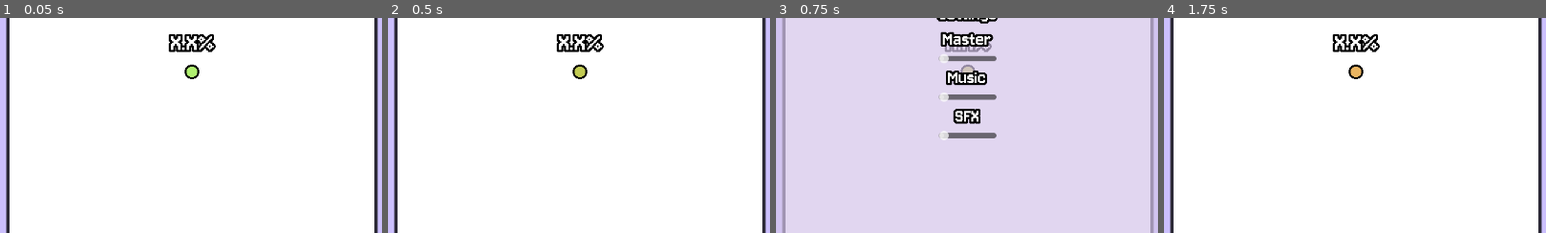
Above: before the commit, frames 1-4 (left to right).
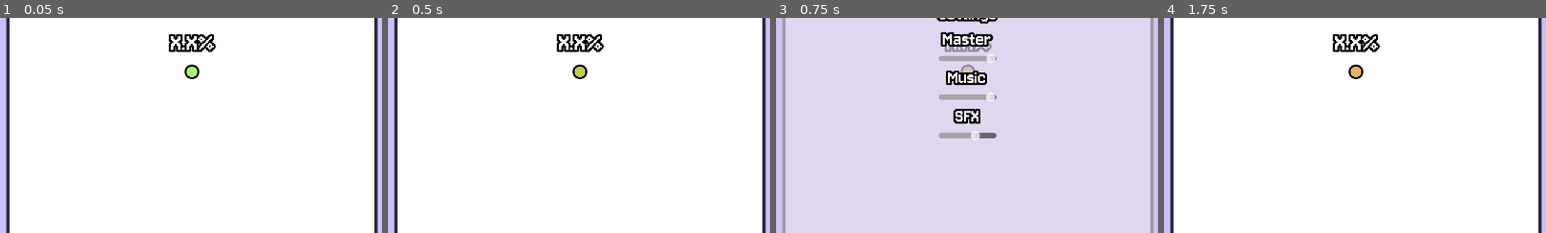
Above: after the commit, the same moments.

Repository: FennecKii/perfect-square
Game: Godot game, scene res://whiteboard.tscn
Same seed, same stepped clock (60 frames per second), same inputs: the game is played once before the commit and once after it. Sound files missing from this copy of the repository are replaced by a short silence.
Inputs:
- Up to frame 1 (0.05 s): no input
- Up to frame 2 (0.5 s): no input
- Up to frame 3 (0.75 s): click "| |" at 0.5 s
- Up to frame 4 (1.75 s): click "X" at 1.25 s
The pictures show only the part of the screen within x 25-75%, y 41-91%; the shares and areas given below are measured in that part.

Frames 1-2 are identical in both runs. In frame 3, 1.1% of the frame differs, in the area x 42-58%, y 16-57%; in frame 4, nothing differs.

Commit message:
Added slider func

Diff:
--- a/audio_manager.gd
+++ b/audio_manager.gd
@@ -9,6 +9,7 @@
 	background_music.stream.loop_mode = AudioStreamWAV.LoopMode.LOOP_FORWARD
 	background_music.stream.loop_begin = 0 * music_track.mix_rate
 	background_music.stream.loop_end = music_track.get_length() * music_track.mix_rate
+	background_music.bus = "Music"
 	background_music.play()
 
 func stop_background_music() -> void:
--- a/default_bus_layout.tres
+++ b/default_bus_layout.tres
@@ -11,5 +11,5 @@
 bus/2/solo = false
 bus/2/mute = false
 bus/2/bypass_fx = false
-bus/2/volume_db = -2.57025
+bus/2/volume_db = -3.54298
 bus/2/send = &"Master"
--- a/settings.tscn
+++ b/settings.tscn
@@ -1,8 +1,9 @@
-[gd_scene load_steps=4 format=3 uid="uid://drjvtf077me18"]
+[gd_scene load_steps=5 format=3 uid="uid://drjvtf077me18"]
 
 [ext_resource type="Theme" uid="uid://bcb6jx2yuewkc" path="res://ui_default_theme.tres" id="1_nkug2"]
 [ext_resource type="Script" uid="uid://dy3whtjcw25a7" path="res://settings.gd" id="2_nkug2"]
 [ext_resource type="StyleBox" uid="uid://cng5ergcot20w" path="res://invisible_button_style.tres" id="3_3ykye"]
+[ext_resource type="Script" uid="uid://8m8loyfv40cj" path="res://volume_slider.gd" id="3_gc0em"]
 
 [node name="Settings" type="Control"]
 process_mode = 3
@@ -56,8 +57,12 @@
 horizontal_alignment = 1
 vertical_alignment = 1
 
-[node name="HSlider" type="HSlider" parent="CenterContainer/Panel/CenterContainer/VBoxContainer"]
+[node name="MasterVolumeSlider" type="HSlider" parent="CenterContainer/Panel/CenterContainer/VBoxContainer"]
 layout_mode = 2
+max_value = 1.0
+step = 0.001
+script = ExtResource("3_gc0em")
+bus_name = "Master"
 
 [node name="Label2" type="Label" parent="CenterContainer/Panel/CenterContainer/VBoxContainer"]
 layout_mode = 2
@@ -65,8 +70,12 @@
 horizontal_alignment = 1
 vertical_alignment = 1
 
-[node name="HSlider2" type="HSlider" parent="CenterContainer/Panel/CenterContainer/VBoxContainer"]
+[node name="MusicVolumeSlider" type="HSlider" parent="CenterContainer/Panel/CenterContainer/VBoxContainer"]
 layout_mode = 2
+max_value = 1.0
+step = 0.001
+script = ExtResource("3_gc0em")
+bus_name = "Music"
 
 [node name="Label3" type="Label" parent="CenterContainer/Panel/CenterContainer/VBoxContainer"]
 layout_mode = 2
@@ -74,8 +83,12 @@
 horizontal_alignment = 1
 vertical_alignment = 1
 
-[node name="HSlider3" type="HSlider" parent="CenterContainer/Panel/CenterContainer/VBoxContainer"]
+[node name="SFXVolumeSlider" type="HSlider" parent="CenterContainer/Panel/CenterContainer/VBoxContainer"]
 layout_mode = 2
+max_value = 1.0
+step = 0.001
+script = ExtResource("3_gc0em")
+bus_name = "SFX"
 
 [node name="X" type="Button" parent="."]
 layout_mode = 1
--- /dev/null
+++ b/volume_slider.gd
@@ -0,0 +1,22 @@
+extends HSlider
+
+@export
+var bus_name: String
+
+var bus_index: int
+
+func _ready() -> void:
+	bus_index = AudioServer.get_bus_index(bus_name)
+	value_changed.connect(_on_value_changed)
+
+	value = db_to_linear(
+		AudioServer.get_bus_volume_db(
+			bus_index
+		)
+	)
+
+func _on_value_changed(value: float) -> void:
+	AudioServer.set_bus_volume_db(
+		bus_index,
+		linear_to_db(value)
+	)
Not shown, added: volume_slider.gd.uid
